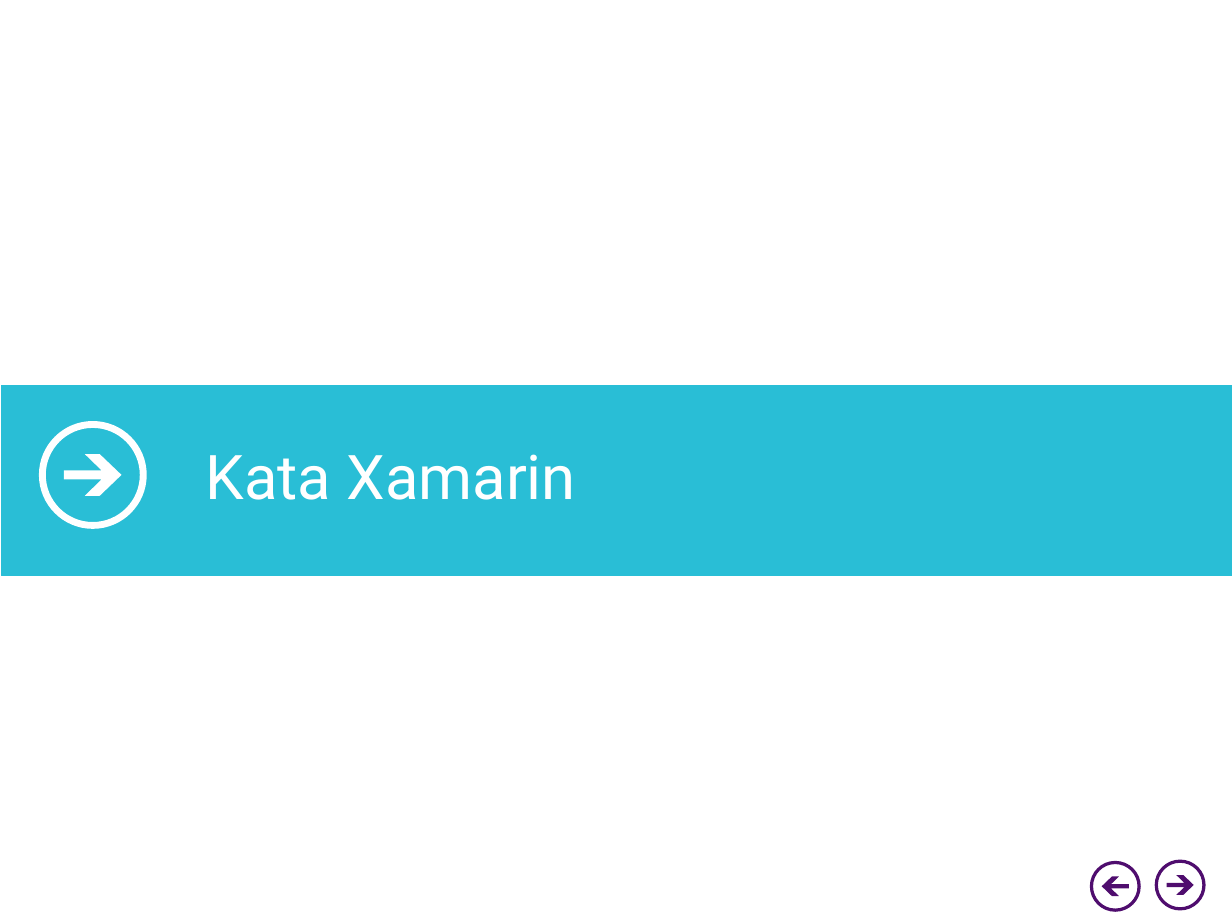
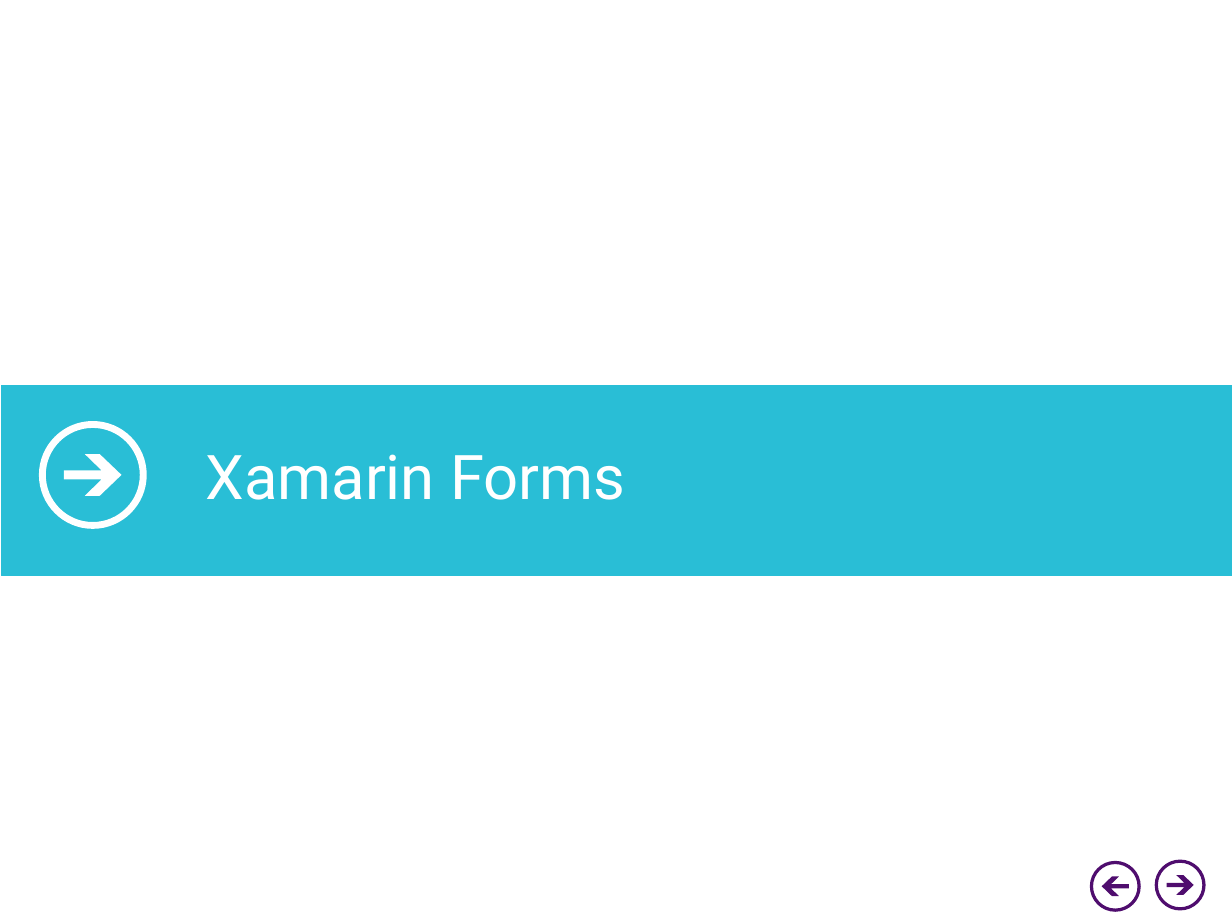
Before and after one commit to lnimong/prezxamarin, a slide deck: slide 13 of XamarinPrez.pptx. Drawn at 1232x924 pixels with LibreOffice and Linux fonts; fonts in the diff are those of the drawing; background and template pictures are left out. Boxes give left, top, right and bottom in pixels: in the first picture for what was removed or moved away, otherwise in the second. Text is boxed around its words. In the diff, an @@ line names an element or a change of style, - is before the commit and + after.

```diff
--- a/XamarinPrez.pptx
+++ b/XamarinPrez.pptx
@@ text at [206,454,625,500]: text changed @@
-Kata Xamarin
+Xamarin Forms
```
Also in this commit, not shown: 3 other slides changed, 1 slide added, 1 other file.
